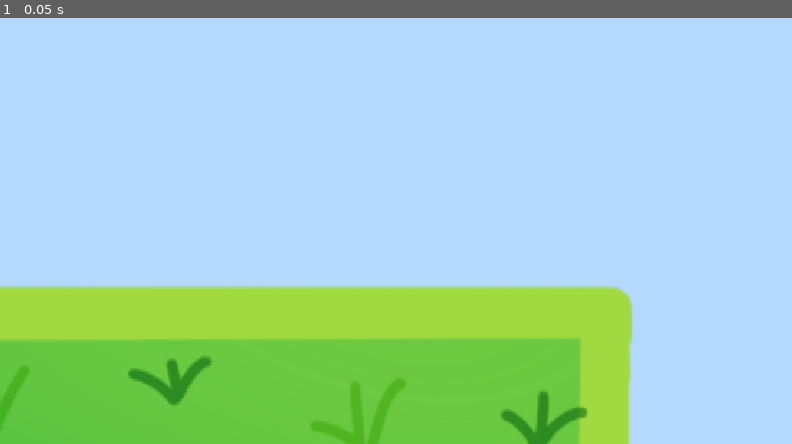
Above: before the commit, frame 1.
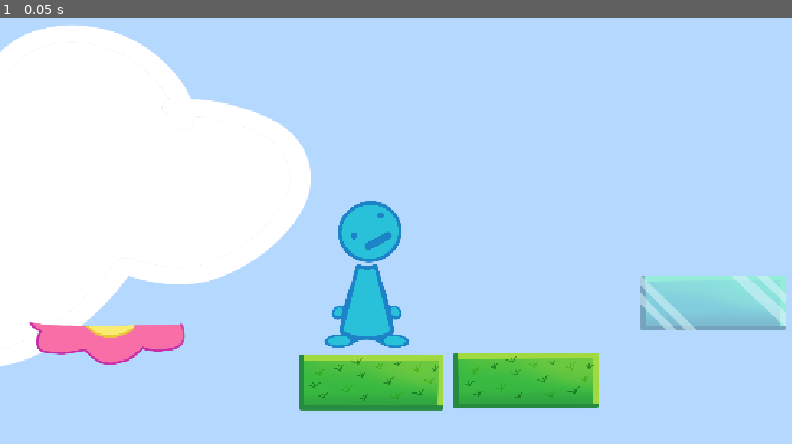
Above: after the commit, the same moment.

Repository: average4136/head-over-heels-game
Game: Godot game, scene res://Scenes/temp_hannah.tscn
Same seed, same stepped clock (60 frames per second), same inputs: the game is played once before the commit and once after it. This scene is started directly instead of the project's main scene.
Inputs:
- Up to frame 1 (0.05 s): no input

The runs differ from the first frame. In frame 1, 50% of the frame differs, in the area x 0-100%, y 1-100%.

Commit message:
just added some sprites into a temp scene

Diff:
--- /dev/null
+++ b/Scenes/character.tscn
@@ -0,0 +1,70 @@
+[gd_scene format=3 uid="uid://f35fieba5uhg"]
+
+[ext_resource type="Script" uid="uid://cyy8av8tue0b" path="res://Scripts/body.gd" id="1_owm7s"]
+[ext_resource type="Texture2D" uid="uid://bipehp1n866uq" path="res://Assets/head.png" id="2_nytcm"]
+[ext_resource type="Texture2D" uid="uid://datq44f17y2pu" path="res://Assets/body.png" id="3_ejsiy"]
+[ext_resource type="Script" uid="uid://3fn74cbcjfm7" path="res://Scripts/head.gd" id="3_nytcm"]
+
+[sub_resource type="PhysicsMaterial" id="PhysicsMaterial_5r6hy"]
+
+[sub_resource type="CapsuleShape2D" id="CapsuleShape2D_bl7gc"]
+radius = 22.0
+height = 82.0
+
+[sub_resource type="PhysicsMaterial" id="PhysicsMaterial_bl7gc"]
+
+[sub_resource type="CircleShape2D" id="CircleShape2D_53v2a"]
+radius = 43.011627
+
+[node name="Guy" type="Node2D" unique_id=1796156875]
+scale = Vector2(0.25, 0.25)
+
+[node name="Body" type="RigidBody2D" parent="." unique_id=447719997]
+physics_material_override = SubResource("PhysicsMaterial_5r6hy")
+gravity_scale = 0.5
+lock_rotation = true
+linear_damp = 2.0
+angular_damp = 5.0
+script = ExtResource("1_owm7s")
+
+[node name="Sprite2D" type="Sprite2D" parent="Body" unique_id=1146294933]
+position = Vector2(5, -54)
+scale = Vector2(0.5, 0.5)
+texture = ExtResource("3_ejsiy")
+
+[node name="CollisionShape2D" type="CollisionShape2D" parent="Body" unique_id=375401037]
+position = Vector2(1, -49)
+shape = SubResource("CapsuleShape2D_bl7gc")
+
+[node name="GroundRay" type="RayCast2D" parent="Body" unique_id=157841590]
+position = Vector2(0, -9)
+target_position = Vector2(0, 19)
+
+[node name="Head" type="RigidBody2D" parent="." unique_id=1180459420]
+position = Vector2(4, -59)
+mass = 4.5
+physics_material_override = SubResource("PhysicsMaterial_bl7gc")
+gravity_scale = 1.5
+linear_damp = 0.2
+angular_damp = 0.2
+script = ExtResource("3_nytcm")
+
+[node name="Sprite2D" type="Sprite2D" parent="Head" unique_id=152879513]
+position = Vector2(-1, -91)
+scale = Vector2(0.5, 0.5)
+texture = ExtResource("2_nytcm")
+
+[node name="CollisionShape2D" type="CollisionShape2D" parent="Head" unique_id=1748685107]
+position = Vector2(-4, -98)
+shape = SubResource("CircleShape2D_53v2a")
+
+[node name="PinJoint2D" type="PinJoint2D" parent="." unique_id=482596865]
+position = Vector2(2, -111)
+node_a = NodePath("../Body")
+node_b = NodePath("../Head")
+angular_limit_enabled = true
+angular_limit_lower = -1.2217305
+angular_limit_upper = 1.2217305
+
+[node name="Camera2D" type="Camera2D" parent="." unique_id=1832002142]
+position = Vector2(-1, -218)
--- a/Scenes/temp_hannah.tscn
+++ b/Scenes/temp_hannah.tscn
@@ -54,3 +54,8 @@
 position = Vector2(-1658.7694, 703.0001)
 scale = Vector2(1.9230771, 1.9230771)
 texture = ExtResource("6_fgrko")
+
+[node name="Camera2D" type="Camera2D" parent="." unique_id=307743506]
+position = Vector2(-352.47748, -97.882355)
+scale = Vector2(-35803.02, 748.25464)
+zoom = Vector2(0.1, 0.1)
